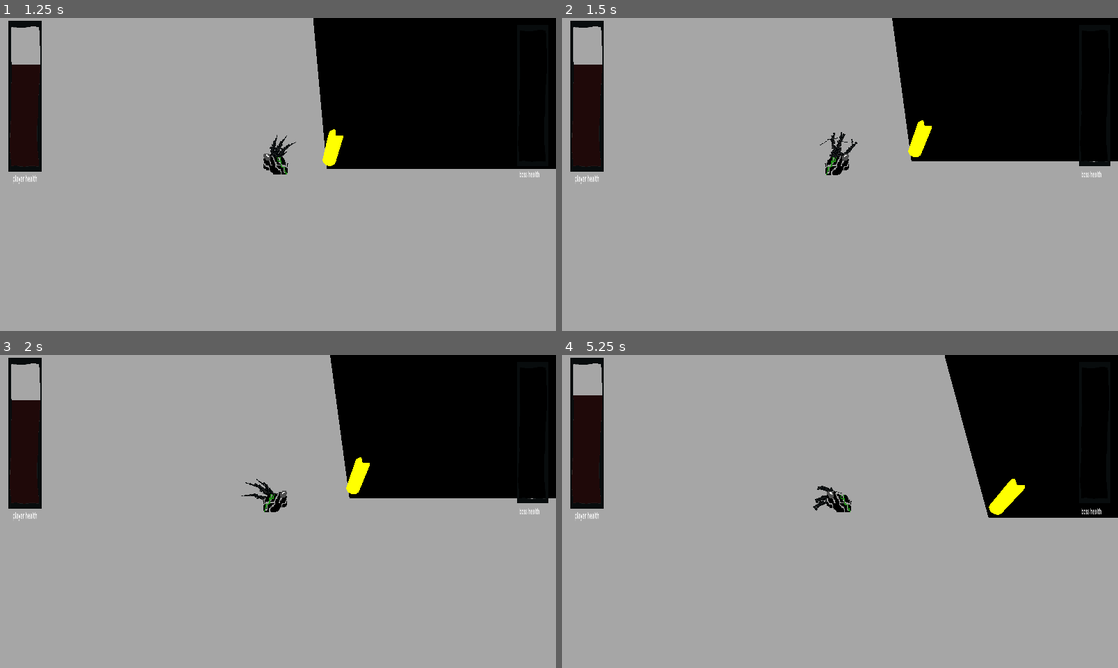
Above: before the commit, frames 1-4 (two rows, left to right).
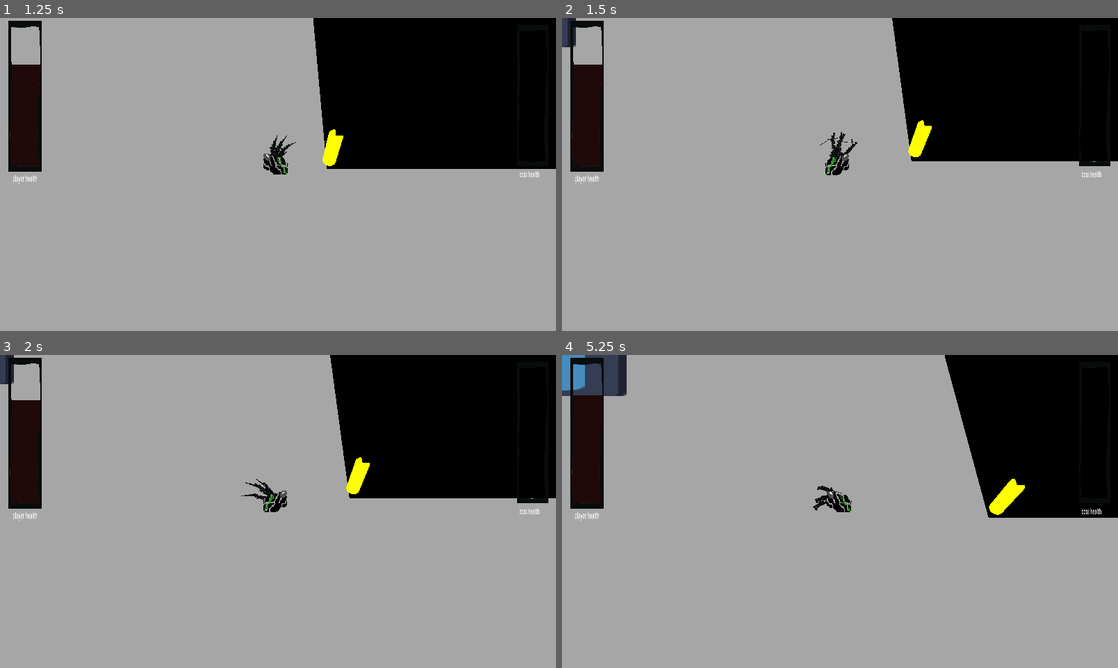
Above: after the commit, the same moments.

Repository: Area9579/Haustoria
Game: Godot game, scene res://Scenes/main.tscn
Two runs of this game, one before a commit and one after it. Both use one fixed random seed, a clock stepped at 60 frames per second and the inputs below. The engine's default icon, where the game draws it, is replaced by a stand-in: a white triangle on a blue panel in a dark square.
Inputs (mouse positions are in pixels of both pictures, inside the frame that each line leads up to):
- Up to frame 1 (1.25 s): move the mouse to (250, 237) at 0.52 s; press the mouse at (250, 237) at 0.53 s
- Up to frame 2 (1.5 s): move the mouse to (1006, 221) at 1.27 s; release the mouse at (1006, 221) at 1.28 s; right-click (1006, 221) at 1.35 s
- Up to frame 3 (2 s): no input
- Up to frame 4 (5.25 s): move the mouse to (673, 464) at 2.02 s; press the mouse at (673, 464) at 2.03 s; move the mouse to (867, 511) at 2.77 s; release the mouse at (867, 511) at 2.78 s; right-click (867, 511) at 2.85 s; move the mouse to (756, 433) at 3.52 s; press the mouse at (756, 433) at 3.53 s; move the mouse to (962, 495) at 4.27 s; release the mouse at (962, 495) at 4.28 s; right-click (962, 495) at 4.35 s; move the mouse to (728, 527) at 5.02 s; press the mouse at (728, 527) at 5.03 s

Frame 1 is identical in both runs. In frame 2, 0.2% of the frame differs, in the area x 0-3%, y 0-10%; in frame 3, 0.2%; in frame 4, 1.3%, in the area x 0-12%, y 0-14%.

Commit message:
Update to main to merge into level branch

Diff:
--- a/Scenes/level building/board.tscn
+++ b/Scenes/level building/board.tscn
@@ -5,7 +5,7 @@
 [sub_resource type="BoxShape3D" id="BoxShape3D_cy5jx"]
 size = Vector3(9, 0.5, 2)
 
-[node name="StaticBody3D" type="StaticBody3D"]
+[node name="Brick" type="StaticBody3D"]
 
 [node name="CollisionShape3D" type="CollisionShape3D" parent="."]
 transform = Transform3D(1, 0, 0, 0, 1, 0, 0, 0, 1, 0, 0.25, 0)
--- a/Scenes/level building/brick.tscn
+++ b/Scenes/level building/brick.tscn
@@ -1,10 +1,17 @@
-[gd_scene load_steps=2 format=3 uid="uid://bodkn07lr8mwg"]
+[gd_scene load_steps=3 format=3 uid="uid://bodkn07lr8mwg"]
+
+[ext_resource type="Texture2D" uid="uid://c0hisog6kd4bj" path="res://Assets/icon.svg" id="1_a2qha"]
 
 [sub_resource type="BoxShape3D" id="BoxShape3D_awj0h"]
 size = Vector3(5, 1.5, 3)
 
-[node name="Board" type="StaticBody3D"]
+[node name="Brick" type="StaticBody3D"]
 
 [node name="CollisionShape3D" type="CollisionShape3D" parent="."]
 transform = Transform3D(1, 0, 0, 0, 1, 0, 0, 0, 1, 0, 0.75, 0)
 shape = SubResource("BoxShape3D_awj0h")
+
+[node name="Sprite3D" type="Sprite3D" parent="."]
+transform = Transform3D(4.445, 0, 0, 0, 3.02, 0, 0, 0, 1, 0, 0, 0.695)
+billboard = 1
+texture = ExtResource("1_a2qha")
--- a/Scenes/main.tscn
+++ b/Scenes/main.tscn
@@ -1,5 +1,6 @@
-[gd_scene load_steps=29 format=3 uid="uid://magi1winy2i"]
-
+[gd_scene load_steps=32 format=3 uid="uid://magi1winy2i"]
+
+[ext_resource type="PackedScene" uid="uid://bodkn07lr8mwg" path="res://Scenes/level building/brick.tscn" id="2_6bhao"]
 [ext_resource type="PackedScene" uid="uid://cqilpksvt514c" path="res://Scenes/level building/board.tscn" id="3_citfc"]
 [ext_resource type="PackedScene" uid="uid://eb354oelrc8q" path="res://Scenes/poison.tscn" id="5_6xnfu"]
 [ext_resource type="PackedScene" uid="uid://fl224xwk37sl" path="res://Scenes/Boss.tscn" id="6_31op1"]
@@ -23,11 +24,11 @@
 size = Vector3(100, 1, 100)
 
 [sub_resource type="BoxShape3D" id="BoxShape3D_b6uhl"]
-size = Vector3(34, 1, 34)
+size = Vector3(42, 1, 34)
 
 [sub_resource type="BoxMesh" id="BoxMesh_kf076"]
 material = SubResource("StandardMaterial3D_gxsjk")
-size = Vector3(34, 1, 34)
+size = Vector3(42, 1, 34)
 
 [sub_resource type="BoxShape3D" id="BoxShape3D_4nbox"]
 size = Vector3(100, 8, 2)
@@ -57,6 +58,13 @@
 [sub_resource type="BoxMesh" id="BoxMesh_sjhh8"]
 material = SubResource("StandardMaterial3D_4u8g2")
 size = Vector3(70, 8, 2)
+
+[sub_resource type="BoxShape3D" id="BoxShape3D_5qdur"]
+size = Vector3(50, 8, 1)
+
+[sub_resource type="BoxMesh" id="BoxMesh_r6cku"]
+material = SubResource("StandardMaterial3D_4u8g2")
+size = Vector3(50, 8, 2)
 
 [sub_resource type="BoxShape3D" id="BoxShape3D_n823q"]
 size = Vector3(42, 8, 2)
@@ -121,7 +129,7 @@
 skeleton = NodePath("../../../..")
 
 [node name="CollisionShape3D2" type="CollisionShape3D" parent="NavigationRegion3D/FLOOR"]
-transform = Transform3D(1, 0, 0, 0, 1, 0, 0, 0, 1, -33, 0, -67)
+transform = Transform3D(1, 0, 0, 0, 1, 0, 0, 0, 1, -29, 0, -67)
 shape = SubResource("BoxShape3D_b6uhl")
 
 [node name="MeshInstance3D" type="MeshInstance3D" parent="NavigationRegion3D/FLOOR/CollisionShape3D2"]
@@ -151,12 +159,12 @@
 skeleton = NodePath("../../../..")
 
 [node name="CollisionShape3D5" type="CollisionShape3D" parent="NavigationRegion3D/BIGWALL"]
-transform = Transform3D(-1, -8.74228e-08, 0, 8.74228e-08, -1, 0, 0, 0, 1, -37, -88, 1.93925e-06)
-shape = SubResource("BoxShape3D_n823q")
+transform = Transform3D(-1, -8.74228e-08, 0, 8.74228e-08, -1, 0, 0, 0, 1, -33, -88, 1.93925e-06)
+shape = SubResource("BoxShape3D_5qdur")
 
 [node name="MeshInstance3D2" type="MeshInstance3D" parent="NavigationRegion3D/BIGWALL/CollisionShape3D5"]
 layers = 3
-mesh = SubResource("BoxMesh_5klgl")
+mesh = SubResource("BoxMesh_r6cku")
 skeleton = NodePath("../../../..")
 
 [node name="CollisionShape3D7" type="CollisionShape3D" parent="NavigationRegion3D/BIGWALL"]
@@ -169,7 +177,7 @@
 skeleton = NodePath("../../../..")
 
 [node name="CollisionShape3D6" type="CollisionShape3D" parent="NavigationRegion3D/BIGWALL"]
-transform = Transform3D(-4.37114e-08, 1, 4.37114e-08, -1, -4.37114e-08, 4.37114e-08, 4.37114e-08, -4.37114e-08, 1, -12, -71, 1.19616e-06)
+transform = Transform3D(-4.37114e-08, 1, 4.37114e-08, -1, -4.37114e-08, 4.37114e-08, 4.37114e-08, -4.37114e-08, 1, -4, -71, 1.19616e-06)
 shape = SubResource("BoxShape3D_n823q")
 
 [node name="MeshInstance3D2" type="MeshInstance3D" parent="NavigationRegion3D/BIGWALL/CollisionShape3D6"]
@@ -219,7 +227,7 @@
 mesh = SubResource("BoxMesh_pli2j")
 
 [node name="CollisionShape3D16" type="CollisionShape3D" parent="NavigationRegion3D/BIGWALL"]
-transform = Transform3D(-1, -3.17865e-08, 4.37114e-08, 3.17865e-08, -1, 4.37114e-08, 4.37114e-08, 4.37114e-08, 1, -12, 26, 6.99382e-07)
+transform = Transform3D(-1, -3.17865e-08, 4.37114e-08, 3.17865e-08, -1, 4.37114e-08, 4.37114e-08, 4.37114e-08, 1, -16, 36, 2.62268e-07)
 shape = SubResource("BoxShape3D_4xjao")
 
 [node name="MeshInstance3D" type="MeshInstance3D" parent="NavigationRegion3D/BIGWALL/CollisionShape3D16"]
@@ -256,55 +264,45 @@
 mesh = SubResource("BoxMesh_6h3sb")
 
 [node name="CollisionShape3D20" type="CollisionShape3D" parent="NavigationRegion3D/BIGWALL"]
-transform = Transform3D(7.54979e-08, -1, 0, 1, 7.54979e-08, 0, 0, 0, 1, 20, -40, 0)
+transform = Transform3D(7.54979e-08, -1, 0, 1, 7.54979e-08, 0, 0, 0, 1, 20, -42, 8.74228e-08)
 shape = SubResource("BoxShape3D_4xjao")
 
 [node name="MeshInstance3D" type="MeshInstance3D" parent="NavigationRegion3D/BIGWALL/CollisionShape3D20"]
-transform = Transform3D(1, 0, 0, 0, 1, 0, 0, 0, 1, -2, 0, 8.74227e-08)
-mesh = SubResource("BoxMesh_6h3sb")
-
-[node name="CollisionShape3D21" type="CollisionShape3D" parent="NavigationRegion3D/BIGWALL"]
-transform = Transform3D(7.54979e-08, -1, 0, 1, 7.54979e-08, 0, 0, 0, 1, -12, -42, 0)
-shape = SubResource("BoxShape3D_4xjao")
-
-[node name="MeshInstance3D" type="MeshInstance3D" parent="NavigationRegion3D/BIGWALL/CollisionShape3D21"]
 mesh = SubResource("BoxMesh_6h3sb")
 
 [node name="CollisionShape3D22" type="CollisionShape3D" parent="NavigationRegion3D/BIGWALL"]
-transform = Transform3D(7.54979e-08, -1, 0, 1, 7.54979e-08, 0, 0, 0, 1, -12, -26, 0)
+transform = Transform3D(7.54979e-08, -1, 0, 1, 7.54979e-08, 0, 0, 0, 1, -12, -32, 2.62268e-07)
 shape = SubResource("BoxShape3D_4xjao")
 
 [node name="MeshInstance3D" type="MeshInstance3D" parent="NavigationRegion3D/BIGWALL/CollisionShape3D22"]
 mesh = SubResource("BoxMesh_6h3sb")
 
 [node name="CollisionShape3D23" type="CollisionShape3D" parent="NavigationRegion3D/BIGWALL"]
-transform = Transform3D(-1, -8.74228e-08, 0, 8.74228e-08, -1, 0, 0, 0, 1, -19, -22, 0)
+transform = Transform3D(-1, -8.74228e-08, 0, 8.74228e-08, -1, 0, 0, 0, 1, -16, -20, -8.74228e-08)
 shape = SubResource("BoxShape3D_4xjao")
 
 [node name="MeshInstance3D" type="MeshInstance3D" parent="NavigationRegion3D/BIGWALL/CollisionShape3D23"]
 mesh = SubResource("BoxMesh_6h3sb")
 
 [node name="CollisionShape3D24" type="CollisionShape3D" parent="NavigationRegion3D/BIGWALL"]
-transform = Transform3D(-1, -8.74228e-08, 0, 8.74228e-08, -1, 0, 0, 0, 1, -42, -22, 0)
+transform = Transform3D(-1, -8.74228e-08, 0, 8.74228e-08, -1, 0, 0, 0, 1, -32, -20, -8.74228e-08)
 shape = SubResource("BoxShape3D_4xjao")
 
 [node name="MeshInstance3D" type="MeshInstance3D" parent="NavigationRegion3D/BIGWALL/CollisionShape3D24"]
 mesh = SubResource("BoxMesh_6h3sb")
 
 [node name="CollisionShape3D17" type="CollisionShape3D" parent="NavigationRegion3D/BIGWALL"]
-transform = Transform3D(-1, -8.74228e-08, 0, 8.74228e-08, -1, 0, 0, 0, 1, -24, 38, 0)
+transform = Transform3D(-4.37114e-08, 1, 4.37114e-08, -1, -4.37114e-08, 4.37114e-08, 4.37114e-08, -4.37114e-08, 1, -20, 24, 6.1196e-07)
 shape = SubResource("BoxShape3D_4xjao")
 
 [node name="MeshInstance3D" type="MeshInstance3D" parent="NavigationRegion3D/BIGWALL/CollisionShape3D17"]
-transform = Transform3D(-4.37114e-08, -1, -4.37114e-08, 1, -4.37114e-08, -4.37114e-08, 4.37114e-08, -4.37114e-08, 1, -1.90735e-06, 16, 6.99382e-07)
 mesh = SubResource("BoxMesh_6h3sb")
 
 [node name="CollisionShape3D18" type="CollisionShape3D" parent="NavigationRegion3D/BIGWALL"]
-transform = Transform3D(-1, -8.74228e-08, 0, 8.74228e-08, -1, 0, 0, 0, 1, -40, 38, 0)
+transform = Transform3D(-1, -8.74228e-08, 0, 8.74228e-08, -1, 0, 0, 0, 1, -42, 20, 7.86805e-07)
 shape = SubResource("BoxShape3D_4xjao")
 
 [node name="MeshInstance3D" type="MeshInstance3D" parent="NavigationRegion3D/BIGWALL/CollisionShape3D18"]
-transform = Transform3D(1, 0, 0, 0, 1, 0, 0, 0, 1, 9, 20, 8.74228e-07)
 mesh = SubResource("BoxMesh_6h3sb")
 
 [node name="CollisionShape3D27" type="CollisionShape3D" parent="NavigationRegion3D/BIGWALL"]
@@ -323,6 +321,39 @@
 
 [node name="Board3" parent="NavigationRegion3D" instance=ExtResource("3_citfc")]
 transform = Transform3D(1, 0, 0, 0, 1, 0, 0, 0, 1, -41, -0.5, -43)
+
+[node name="Board4" parent="NavigationRegion3D" instance=ExtResource("3_citfc")]
+transform = Transform3D(1, 0, 0, 0, 1, 0, 0, 0, 1, -16, -0.5, -6)
+
+[node name="Board5" parent="NavigationRegion3D" instance=ExtResource("3_citfc")]
+transform = Transform3D(1, 0, 0, 0, 1, 0, 0, 0, 1, -35, -0.5, 8)
+
+[node name="Board6" parent="NavigationRegion3D" instance=ExtResource("3_citfc")]
+transform = Transform3D(1, 0, 0, 0, 1, 0, 0, 0, 1, -4, -0.5, 25)
+
+[node name="Board7" parent="NavigationRegion3D" instance=ExtResource("3_citfc")]
+transform = Transform3D(1, 0, 0, 0, 1, 0, 0, 0, 1, 14, -0.5, 8)
+
+[node name="Board8" parent="NavigationRegion3D" instance=ExtResource("3_citfc")]
+transform = Transform3D(1, 0, 0, 0, 1, 0, 0, 0, 1, 23, -0.5, 47)
+
+[node name="Board9" parent="NavigationRegion3D" instance=ExtResource("3_citfc")]
+transform = Transform3D(1, 0, 0, 0, 1, 0, 0, 0, 1, 44, -0.5, 33)
+
+[node name="Brick" parent="NavigationRegion3D" instance=ExtResource("2_6bhao")]
+transform = Transform3D(1, 0, 0, 0, 1, 0, 0, 0, 1, 46, -0.5, 11)
+
+[node name="Brick2" parent="NavigationRegion3D" instance=ExtResource("2_6bhao")]
+transform = Transform3D(1, 0, 0, 0, 1, 0, 0, 0, 1, 46, -0.5, -12)
+
+[node name="Brick3" parent="NavigationRegion3D" instance=ExtResource("2_6bhao")]
+transform = Transform3D(1, 0, 0, 0, 1, 0, 0, 0, 1, 28, -0.5, -21)
+
+[node name="Brick4" parent="NavigationRegion3D" instance=ExtResource("2_6bhao")]
+transform = Transform3D(1, 0, 0, 0, 1, 0, 0, 0, 1, -40, -0.5, 27)
+
+[node name="Brick5" parent="NavigationRegion3D" instance=ExtResource("2_6bhao")]
+transform = Transform3D(1, 0, 0, 0, 1, 0, 0, 0, 1, -32, -0.5, 47)
 
 [node name="Player" parent="." instance=ExtResource("7_m2bmv")]
 
